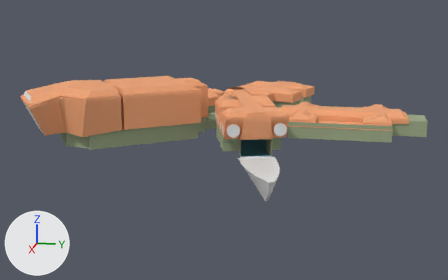
The FBX model Assets/Models/Veterans Models/Veteran Art Museum.FBX: old version first, new version second.
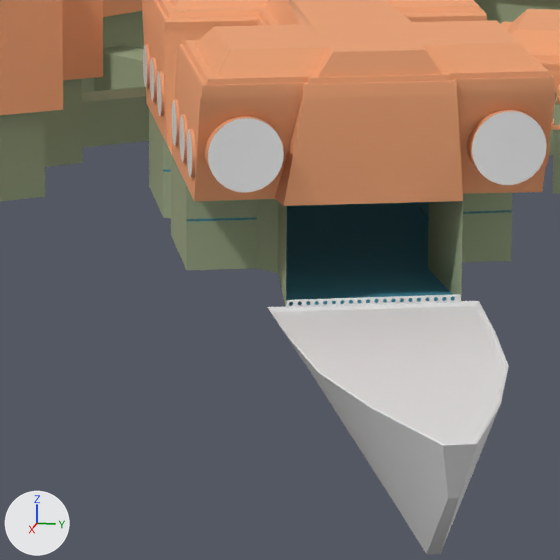
Each version is shown whole from a 50 mm lens placed at (609.0, 109.0, 137.0), pointed at (32.0, -6.0, -7.0), then close up on the part from 42% to 65% of the width and 37% to 72% of the height. The axes (+X, +Y, +Z) are drawn at lower left. The lights are the same throughout. Where no turn or scale is listed for an object, it has been applied to the vertices.

Names of what the first close-up shows: 'Box006', 'Box007', 'Box008', 'Box009', 'Box011', 'Box013', 'Ceiling', 'Ceiling003', 'Ceiling004', 'Ground001', 'rOUND wINDOWS', 'rOUND wINDOWS001'.
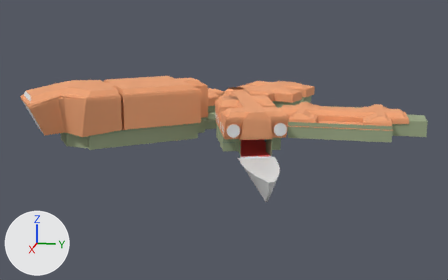
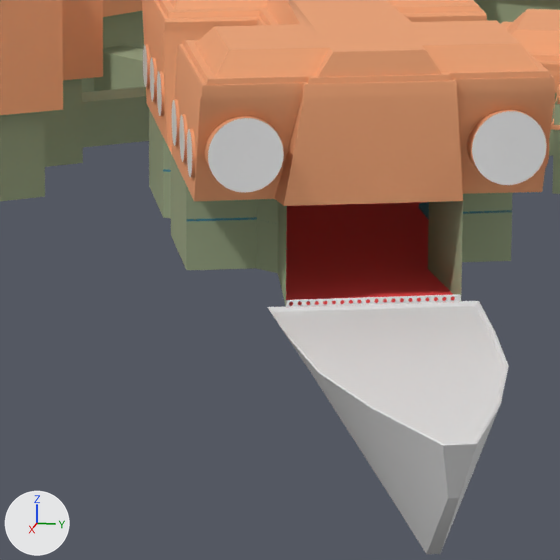
Boxes (x1, y1, x2, y2) around the edits, measured in the close-ups (560 x 560 px):
'Ground001', recoloured (cyan to red): (286, 202, 455, 307) in both

The change, as a list of edits to the scene's bpy script:
```text
Add mat_navy_ground:
    mat_navy_ground = principled_material('Navy Ground')
    mat_navy_ground.base_color = (0.969, 0.0588, 0.0588)  # red #fb4545
    mat_navy_ground.roughness = 0.859
Change me_mesh_037:
    where me_mesh_037.from_pydata(...)  # 46 vertices, 59 faces; spans x -63.3..45.9, y -34.3..30.4, z -7.7..-7.5
    remove me_mesh_037.materials.append(mat_walls)  # cyan #38889f
    add me_mesh_037.materials.append(mat_navy_ground)  # red #fb4545
```
